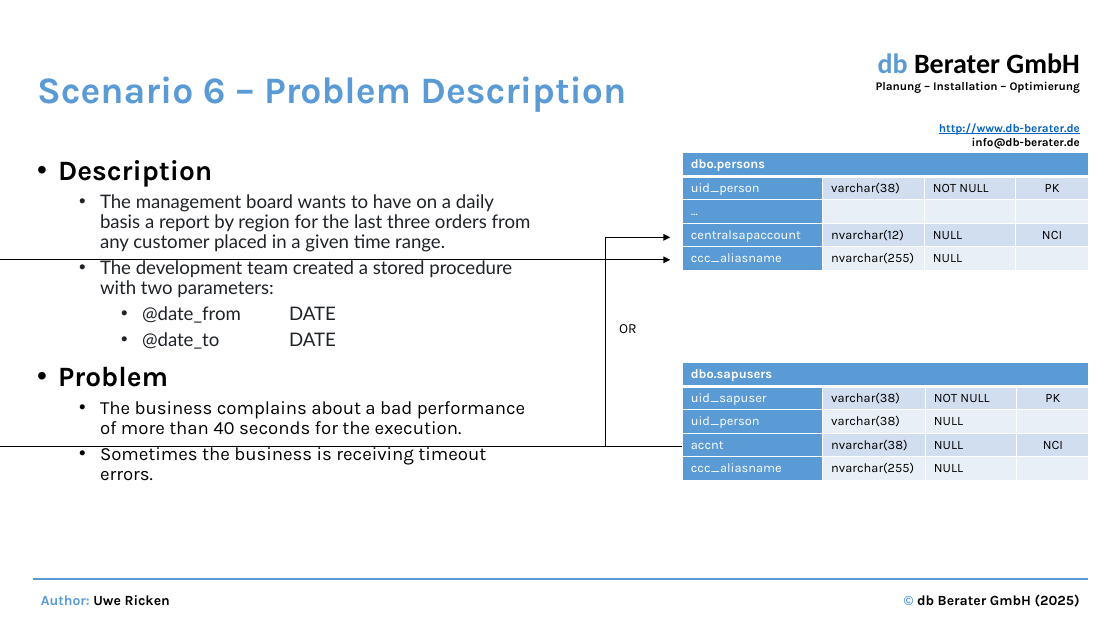
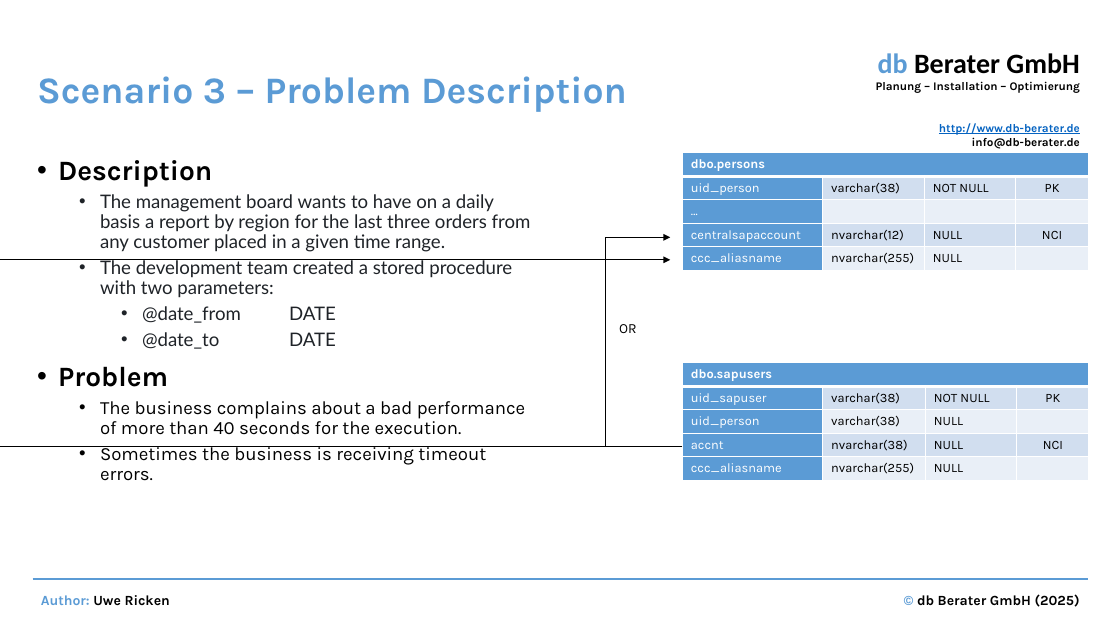
Before and after one commit to db-berater/speedup-your-sql-code, a slide deck: slide 53 of Documents and Preparation/Performance optimization by identifying and correcting bad SQL code.pptx. Drawn at 1120x630 pixels with LibreOffice and Linux fonts; fonts in the diff are those of the drawing. Boxes give left, top, right and bottom in pixels: in the first picture for what was removed or moved away, otherwise in the second. Text is boxed around its words. In the diff, an @@ line names an element or a change of style, - is before the commit and + after.

```diff
--- a/Documents and Preparation/Performance optimization by identifying and correcting bad SQL code.pptx
+++ b/Documents and Preparation/Performance optimization by identifying and correcting bad SQL code.pptx
@@ title at (x1=37, y1=76, x2=627, y2=112): text changed @@
-Scenario 6 – Problem Description
+Scenario 3 – Problem Description
```
Also in this commit, not shown: 1 other slide changed, 3 slides added, 2 other files.
